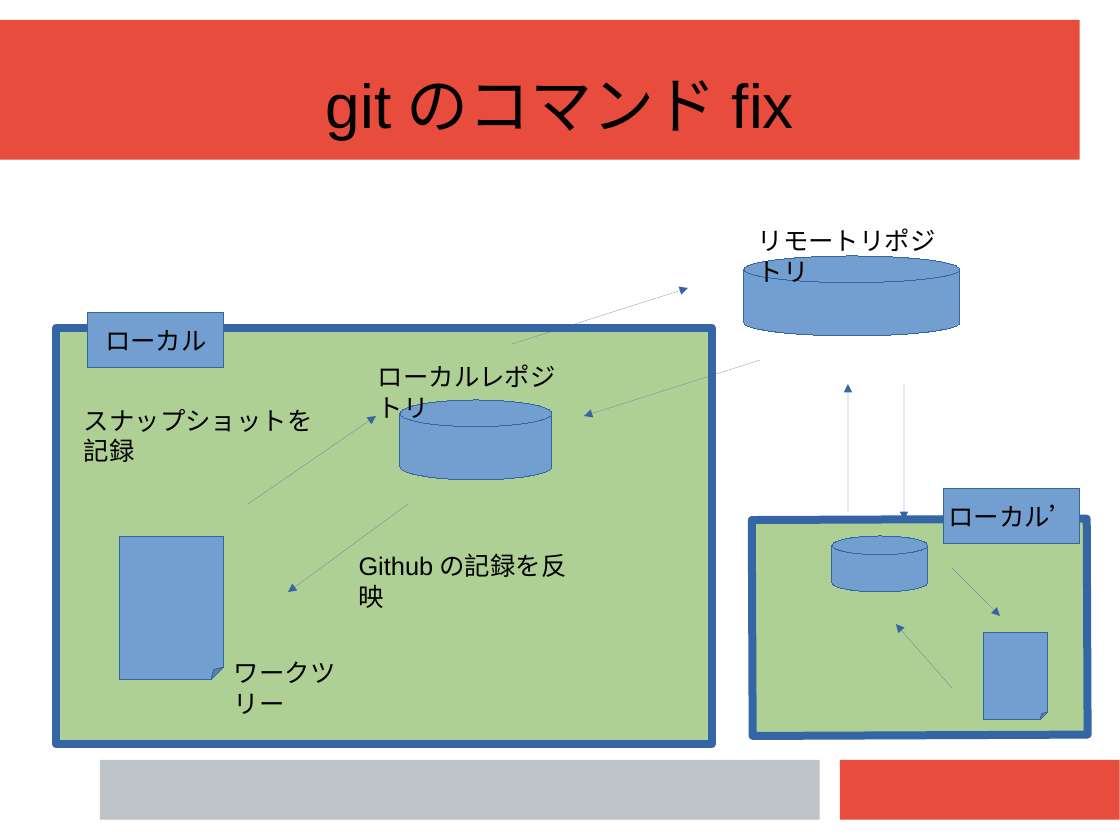
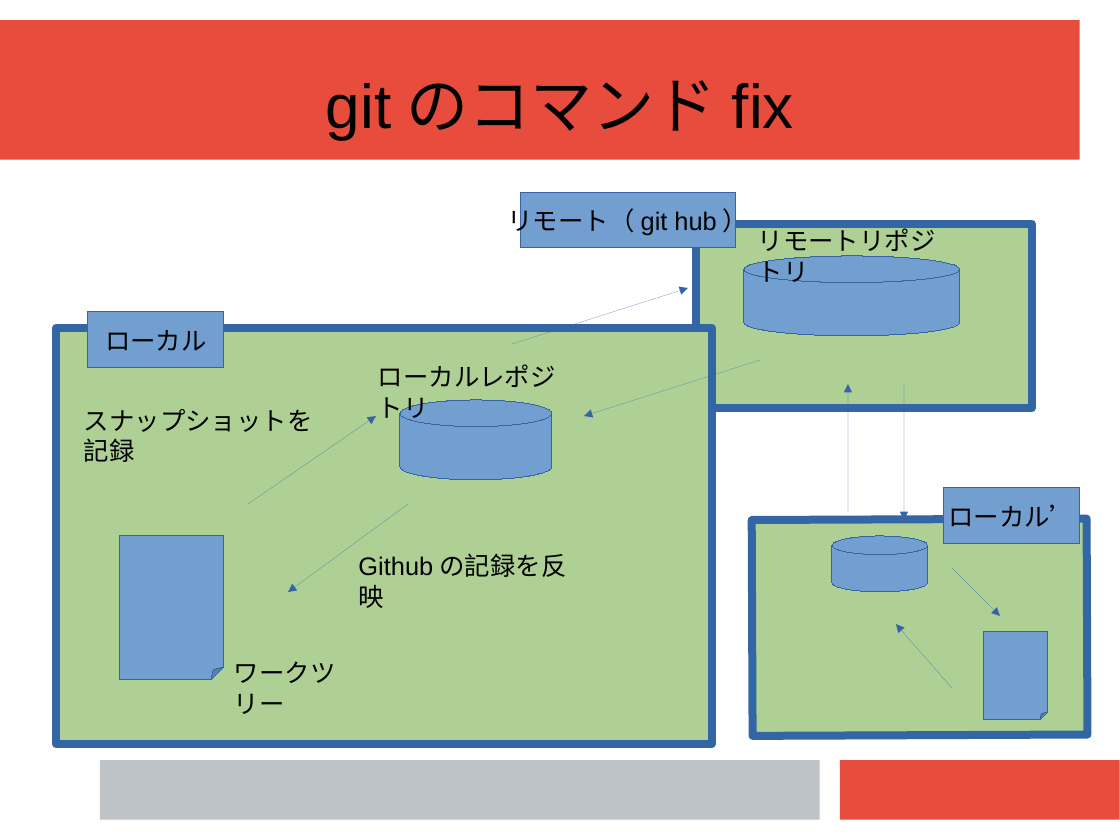
Before and after one commit to workingg/working_g, a slide deck: slide 10 of 資料/発表資料.pptx. Drawn at 1120x840 pixels with LibreOffice and Linux fonts; fonts in the diff are those of the drawing. Boxes give left, top, right and bottom in pixels: in the first picture for what was removed or moved away, otherwise in the second. Text is boxed around its words. In the diff, an @@ line names an element or a change of style, - is before the commit and + after.

```diff
--- a/資料/発表資料.pptx
+++ b/資料/発表資料.pptx
@@ rectangle added at bbox=[520, 192, 736, 248], fill #729FCF, outline #3465A4 0.75 pt, 18 pt, text #000000 @@
+リモート（git hub）
@@ rectangle added at bbox=[696, 224, 1033, 408], fill #AFD095, outline #3465A4 5.67 pt @@
```
Also in this commit, not shown: 1 other slide changed, 4 slides added.
